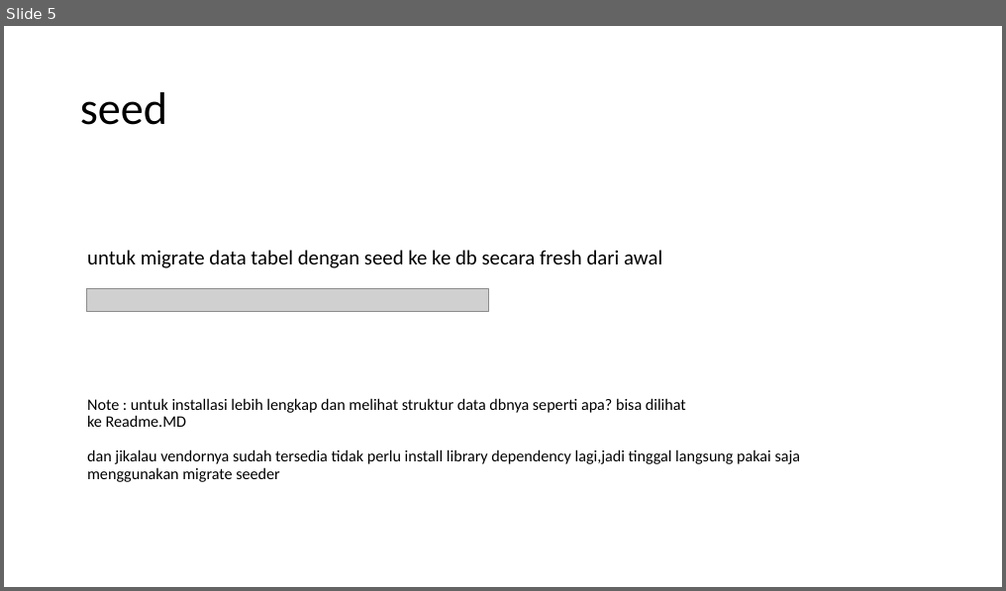
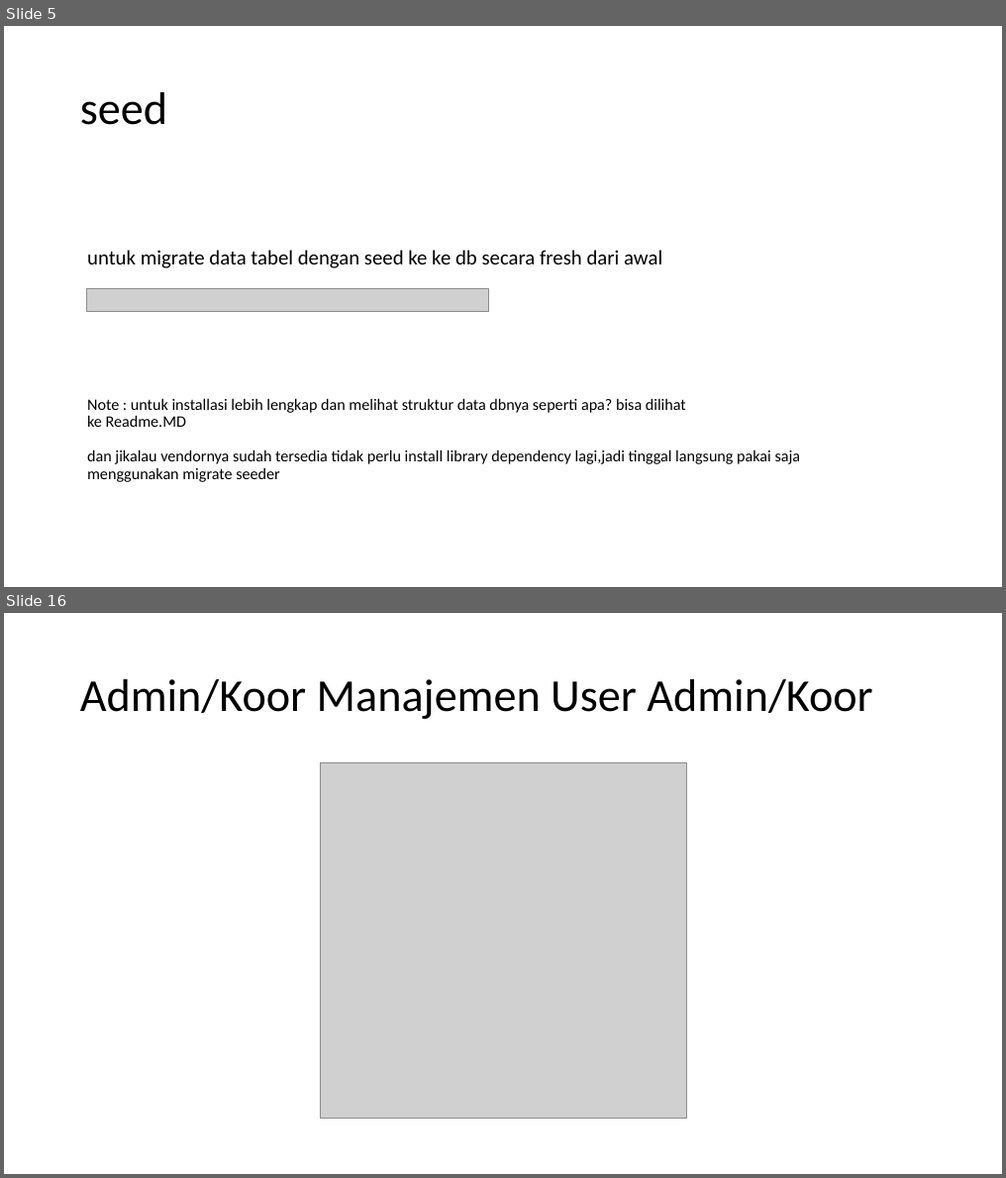
Before and after one commit to rulyce23/krs-app, a slide deck: Installation krs-app by ruly.pptx. Shown one above the other, each under a label of ours: slide 5 before the commit, slides 5 and 16 after it; the slides between them are not shown. The pictures are 1006x591 and 1006x1178 pixels, drawn with LibreOffice and Linux fonts; fonts in the diff are those of the drawing; grey boxes stand for pictures. Boxes give left, top, right and bottom in pixels: in the first picture for what was removed or moved away, otherwise in the second. Text is boxed around its words. In the diff, an @@ line names an element or a change of style, - is before the commit and + after.

Commit message:
updated ppt

```diff
--- a/Installation krs-app by ruly.pptx
+++ b/Installation krs-app by ruly.pptx
@@ slide 16 added at (4,613,1002,1174), background #FFFFFF @@
@@ title added at (80,679,872,719), 44 pt, text #000000 @@
+Admin/Koor Manajemen User Admin/Koor
@@ picture added at (320,762,686,1119) @@
```
Also in this commit, not shown: 10 other slides added.
